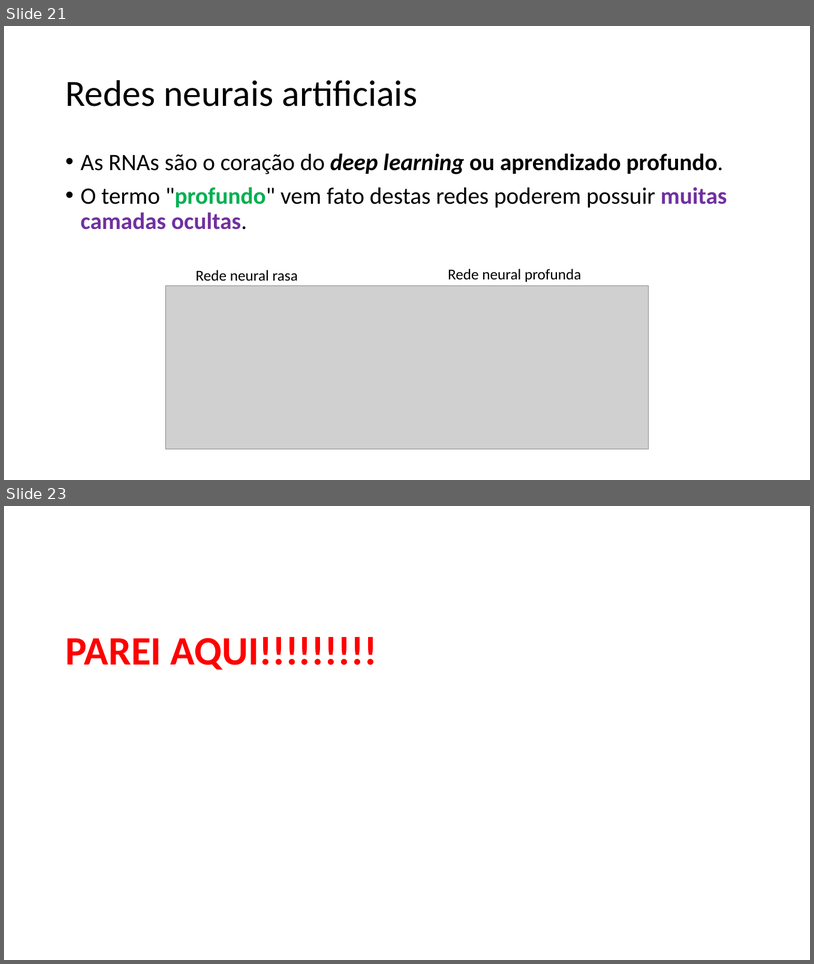
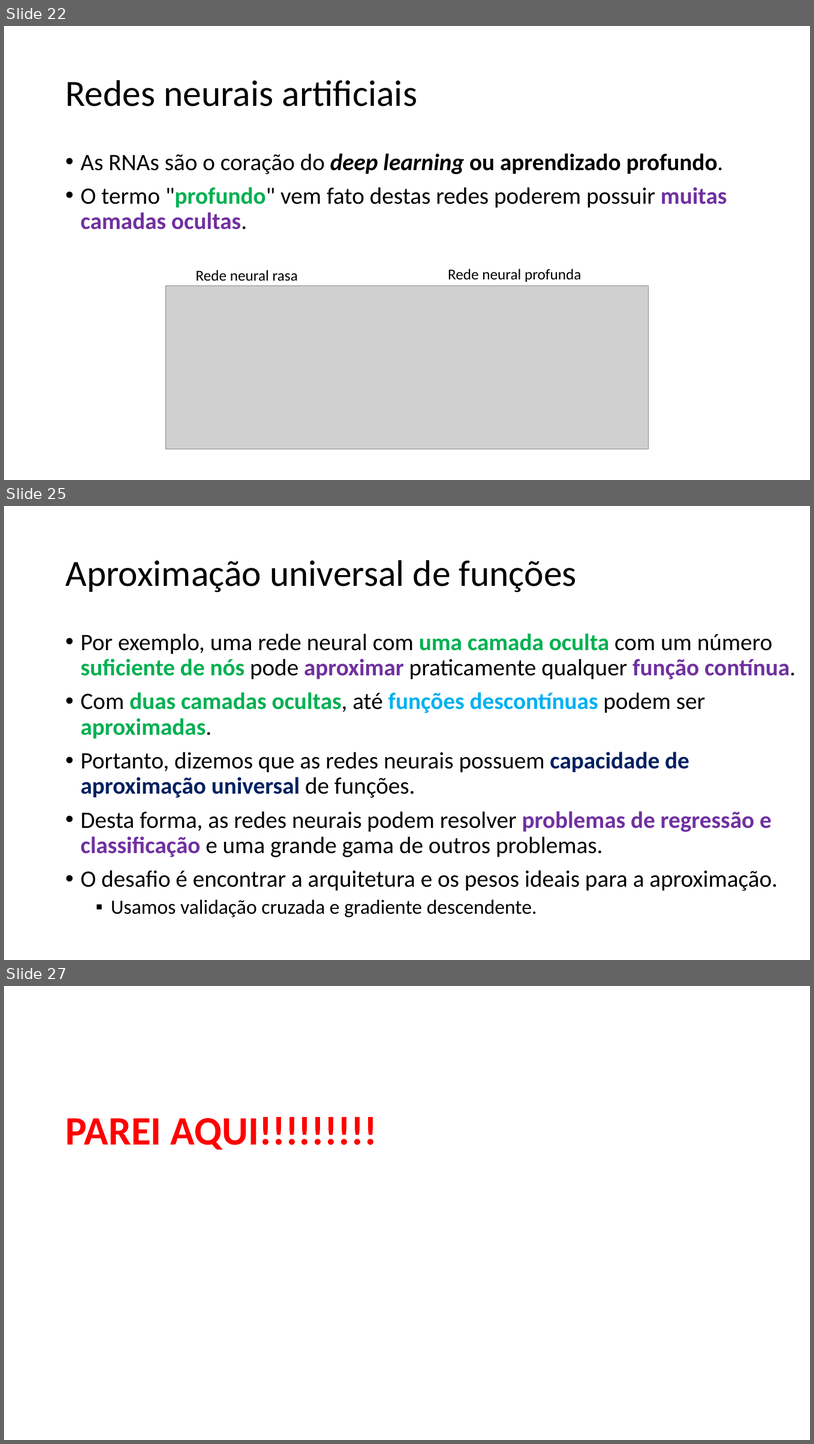
Before and after one commit to zz4fap/c24_inteligencia_artificial, a slide deck: slides/C24_MLP.pptx. Shown one above the other, each under a label of ours: slides 21 and 23 before the commit, slides 22, 25 and 27 after it; the slides between them are not shown. The pictures are 814x964 and 814x1444 pixels, drawn with LibreOffice and Linux fonts; fonts in the diff are those of the drawing; grey boxes stand for pictures. Boxes give left, top, right and bottom in pixels: in the first picture for what was removed or moved away, otherwise in the second. Text is boxed around its words. In the diff, an @@ line names an element or a change of style, - is before the commit and + after.

```diff
--- a/slides/C24_MLP.pptx
+++ b/slides/C24_MLP.pptx
@@ slide 25 added at (4,506,810,960), background #FFFFFF @@
@@ title added at (65,560,577,592), 44 pt, text #000000 @@
+Aproximação universal de funções
@@ text added at (81,633,796,917), 28 pt, text #000000 @@
+• Por exemplo, uma rede neural com uma camada oculta com um número suficiente de nós pode aproximar praticamente qualquer função contínua.
+• Com duas camadas ocultas, até funções descontínuas podem ser aproximadas.
+• Portanto, dizemos que as redes neurais possuem capacidade de aproximação universal de funções.
+• Desta forma, as redes neurais podem resolver problemas de regressão e classificação e uma grande gama de outros problemas.
+• O desafio é encontrar a arquitetura e os pesos ideais para a aproximação.
+  ▪ Usamos validação cruzada e gradiente descendente.
@@ what was slide 21 is now slide 22 @@
@@ what was slide 23 is now slide 27 @@
```
Also in this commit, not shown: 2 slides changed, 6 other slides added, 3 slides removed.
